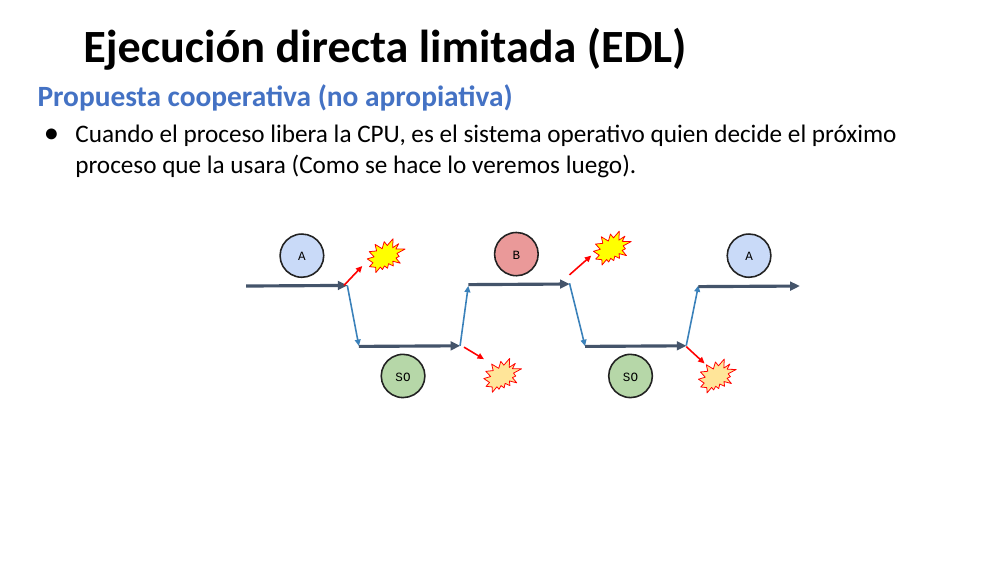
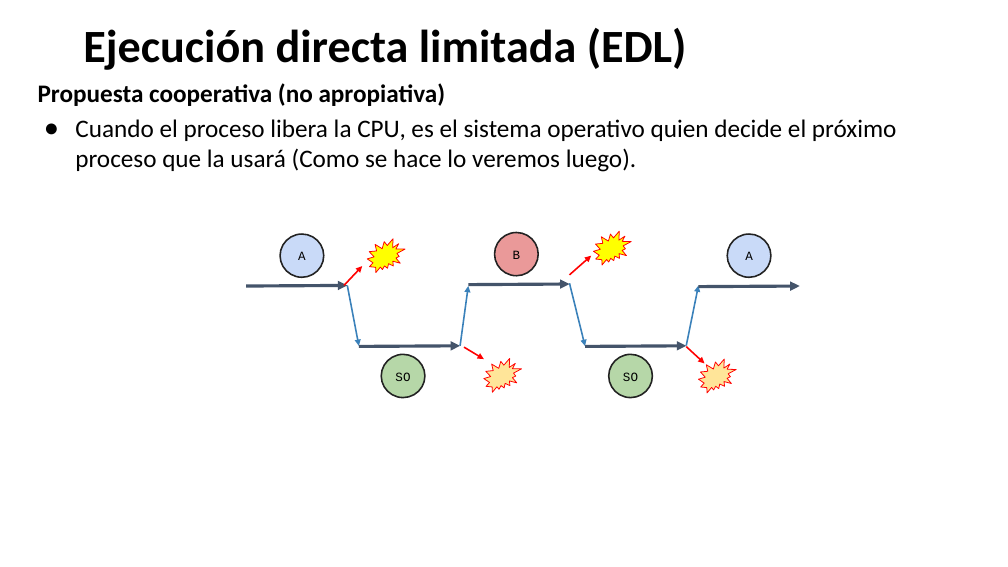
Before and after one commit to udea-so/apuntes_2026-2_SO-virtual, a slide deck: slide 38 of clase_04/SO_apuntes_clase4.pptx (slide 31 before the commit). Drawn at 1008x567 pixels with LibreOffice and Linux fonts; fonts in the diff are those of the drawing. Boxes give left, top, right and bottom in pixels: in the first picture for what was removed or moved away, otherwise in the second. Text is boxed around its words. In the diff, an @@ line names an element or a change of style, - is before the commit and + after.

```diff
--- a/clase_04/SO_apuntes_clase4.pptx
+++ b/clase_04/SO_apuntes_clase4.pptx
@@ text at bbox=[38, 83, 446, 106]: size 28 to 24 pt, text colour #4472C4 to #000000 in "Propuesta cooperativa (no apropiativa)" @@
@@ text at bbox=[75, 119, 897, 172]: text changed @@
-● Cuando el proceso libera la CPU, es el sistema operativo quien decide el próximo proceso que la usara (Como se hace lo veremos luego).
+● Cuando el proceso libera la CPU, es el sistema operativo quien decide el próximo proceso que la usará (Como se hace lo veremos luego).
```
Also in this commit, not shown: 31 other slides changed, 10 slides added, 1 slide removed, 5 other files.
